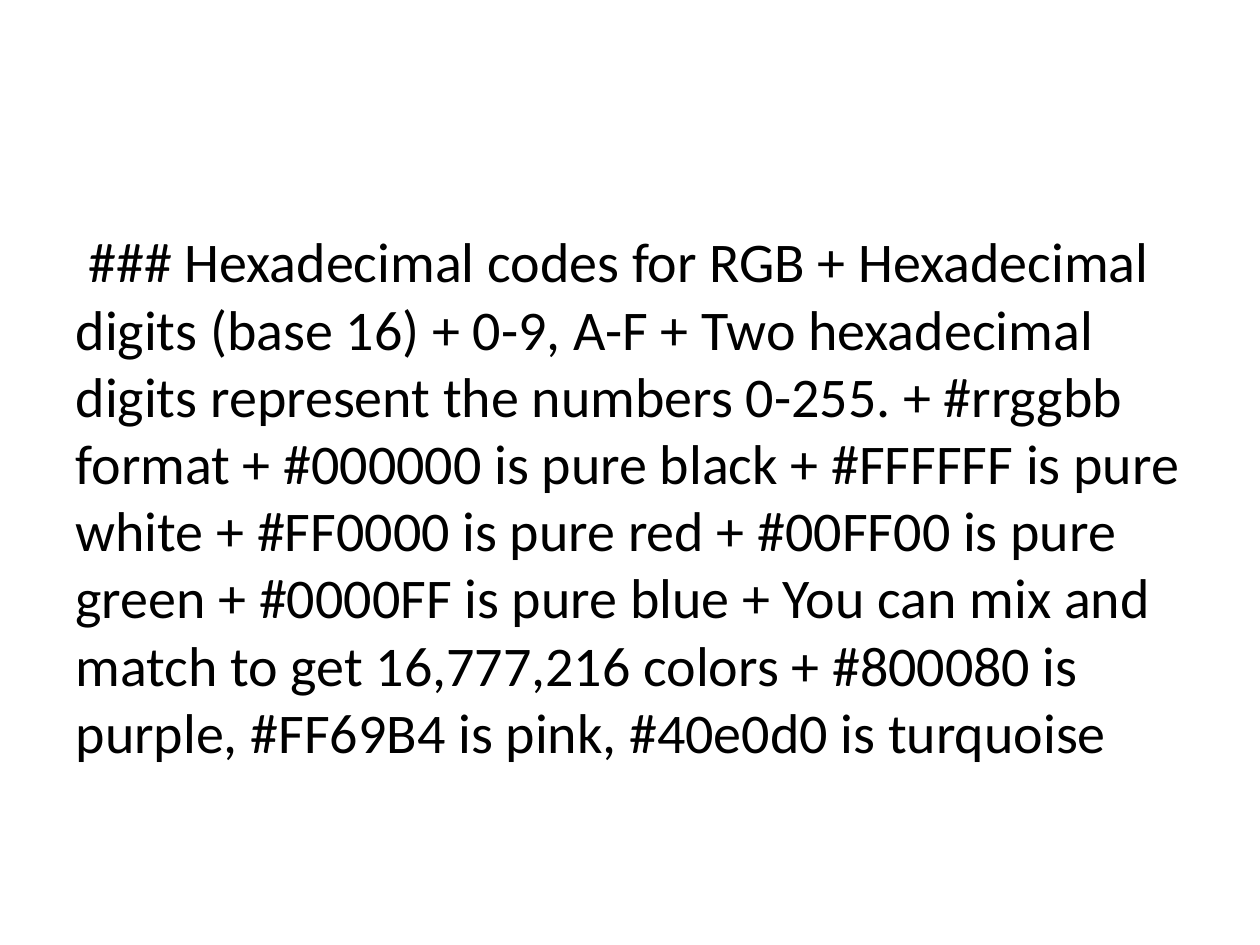
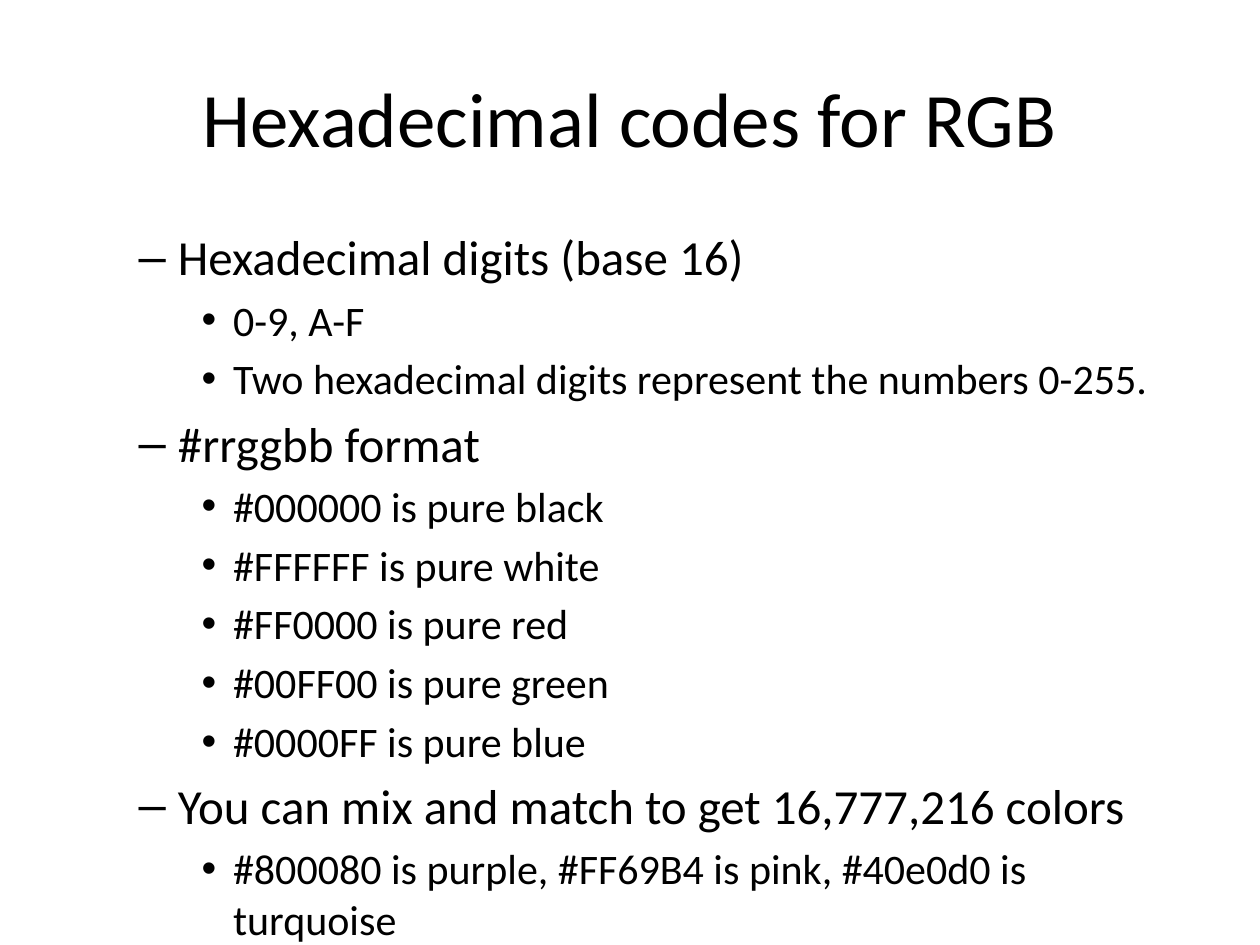
Before and after one commit to pmean/data-visualization, a slide deck: slide 27 of data-viz-02/src/data-visualization-02-bars.pptx. Drawn at 1260x945 pixels with LibreOffice and Linux fonts; fonts in the diff are those of the drawing. Boxes give left, top, right and bottom in pixels: in the first picture for what was removed or moved away, otherwise in the second. Text is boxed around its words. In the diff, an @@ line names an element or a change of style, - is before the commit and + after.

```diff
--- a/data-viz-02/src/data-visualization-02-bars.pptx
+++ b/data-viz-02/src/data-visualization-02-bars.pptx
@@ title added at [203, 93, 1056, 148], 44 pt, text #000000 @@
+Hexadecimal codes for RGB
@@ text at [178, 239, 1147, 942]: text changed; size 32 to 24 pt @@
-### Hexadecimal codes for RGB + Hexadecimal digits (base 16) + 0-9, A-F + Two hexadecimal digits represent the numbers 0-255. + #rrggbb format + #000000 is pure black + #FFFFFF is pure white + #FF0000 is pure red + #00FF00 is pure green + #0000FF is pure blue + You can mix and match to get 16,777,216 colors + #800080 is purple, #FF69B4 is pink, #40e0d0 is turquoise
+  – Hexadecimal digits (base 16)
+    • 0-9, A-F
+    • Two hexadecimal digits represent the numbers 0-255.
+  – #rrggbb format
+    • #000000 is pure black
+    • #FFFFFF is pure white
+    • #FF0000 is pure red
+    • #00FF00 is pure green
+    • #0000FF is pure blue
+  – You can mix and match to get 16,777,216 colors
+    • #800080 is purple, #FF69B4 is pink, #40e0d0 is turquoise
```
Also in this commit, not shown: 2 slides added, 1 other file.
